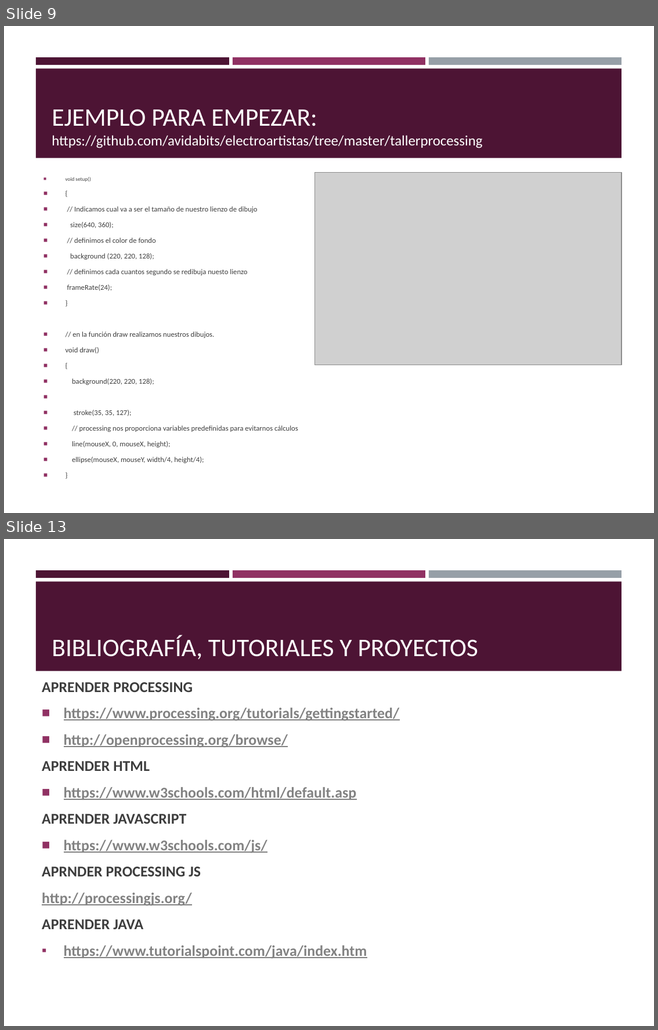
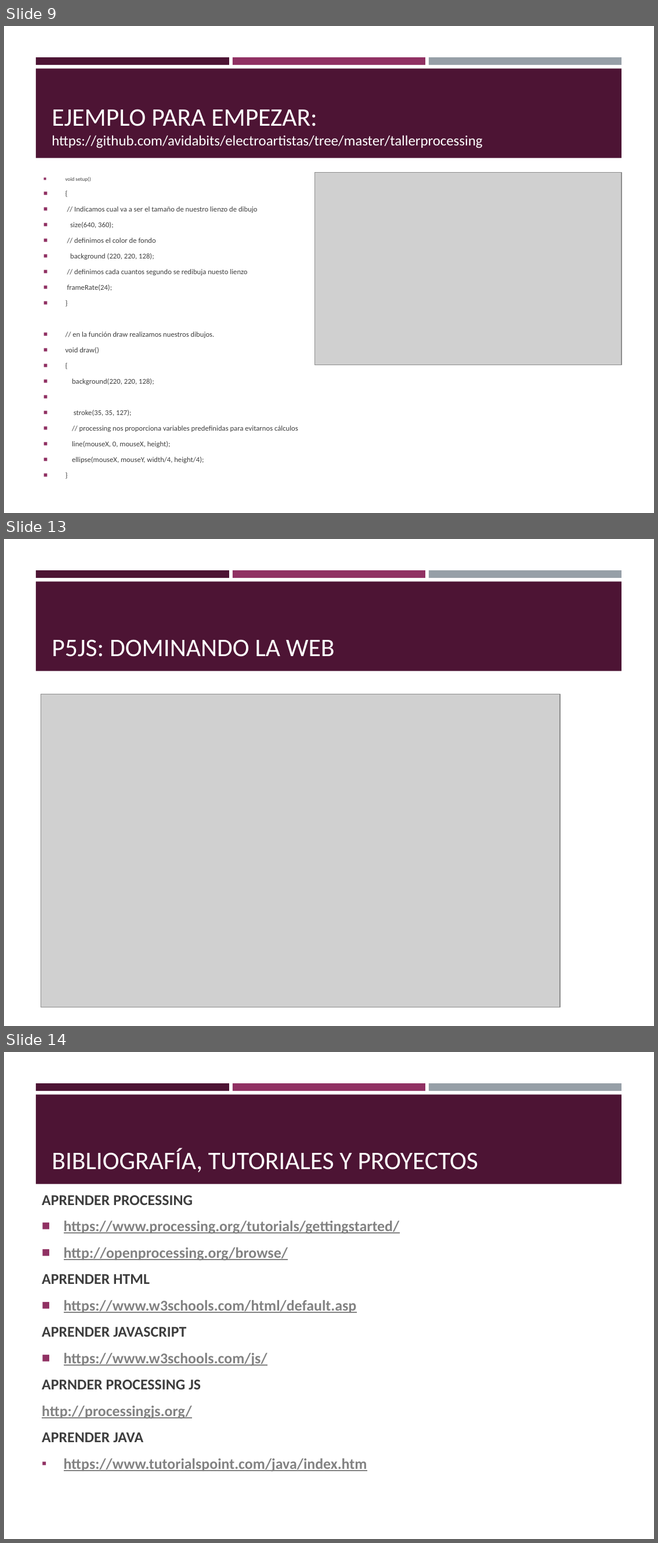
Before and after one commit to Avidabits/electroartistas, a slide deck: TallerProcessing/Introducción mínima a Processing.pptx. Shown one above the other, each under a label of ours: slides 9 and 13 before the commit, slides 9, 13 and 14 after it; the slides between them are not shown. The pictures are 658x1030 and 658x1543 pixels, drawn with LibreOffice and Linux fonts; fonts in the diff are those of the drawing; grey boxes stand for pictures. Boxes give left, top, right and bottom in pixels: in the first picture for what was removed or moved away, otherwise in the second. Text is boxed around its words. In the diff, an @@ line names an element or a change of style, - is before the commit and + after.

```diff
--- a/TallerProcessing/Introducción mínima a Processing.pptx
+++ b/TallerProcessing/Introducción mínima a Processing.pptx
@@ slide 13 added at box(4, 539, 654, 1026), background #FFFFFF; not listed: 4 template elements that a slide beside it also shows @@
@@ title added at box(52, 639, 335, 657), 28 pt, text #FFFFFF @@
+P5JS: DOMINANDO LA WEB
@@ picture added at box(41, 694, 560, 1008) @@
@@ what was slide 13 is now slide 14 @@
```
Also in this commit, not shown: 2 slides changed, 3 other slides added, 1 other file.
